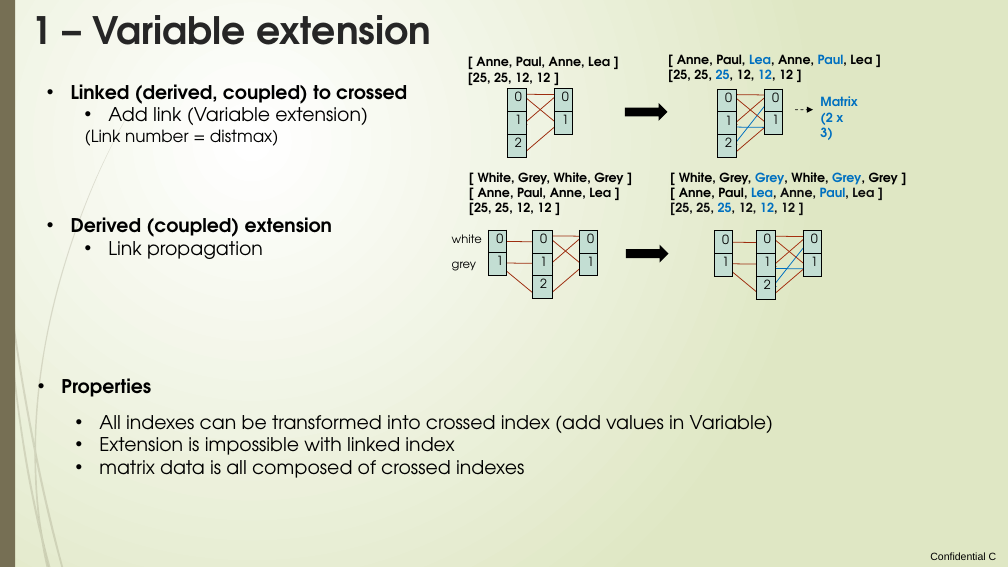
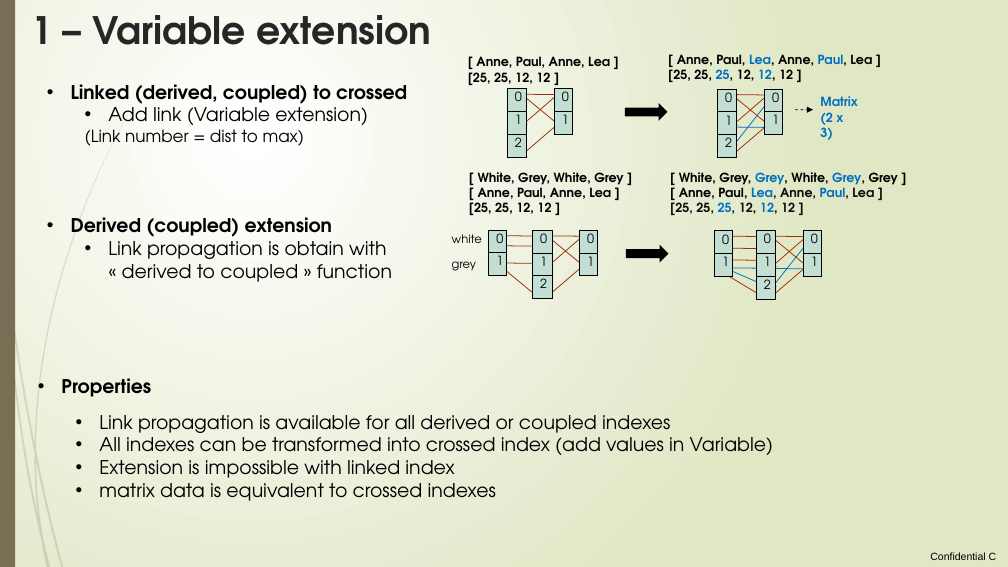
Before and after one commit to loco-philippe/Environmental-Sensing, a slide deck: slide 10 of documentation/ilist_technical.pptx (slide 9 before the commit). Drawn at 1008x567 pixels with LibreOffice and Linux fonts; fonts in the diff are those of the drawing. Boxes give left, top, right and bottom in pixels: in the first picture for what was removed or moved away, otherwise in the second. Text is boxed around its words. In the diff, an @@ line names an element or a change of style, - is before the commit and + after.

```diff
--- a/documentation/ilist_technical.pptx
+++ b/documentation/ilist_technical.pptx
@@ text at <box>85,129,304,146</box>: text changed @@
-  (Link number = distmax)
+  (Link number = dist to max)
@@ text at <box>108,236,392,282</box>: text changed @@
-  • Link propagation
+  • Link propagation is obtain with « derived to coupled » function
@@ 3 arrows: place and size @@
-3 arrows at <box>498,241,761,264</box>
+3 arrows at <box>498,236,761,260</box>
@@ arrow added from (537, 247) to (501, 246), #9E2E0F 0.75 pt @@
@@ arrow moved from (726, 266) - (761, 296) to (716, 268) - (761, 296) @@
@@ arrow added from (762, 284) to (718, 265), #0070C0 0.75 pt @@
@@ arrow added from (760, 268) to (724, 268), #0070C0 0.75 pt @@
@@ arrow added from (761, 249) to (725, 248), #9E2E0F 0.75 pt @@
@@ text at <box>99,415,670,433</box>: paragraph added @@
+  • Link propagation is available for all derived or coupled indexes
@@ text at <box>99,477,496,501</box>: text changed @@
-  • matrix data is all composed of crossed indexes
+  • matrix data is equivalent to crossed indexes
```
Also in this commit, not shown: 7 other slides changed, 3 slides added, 2 other files.
